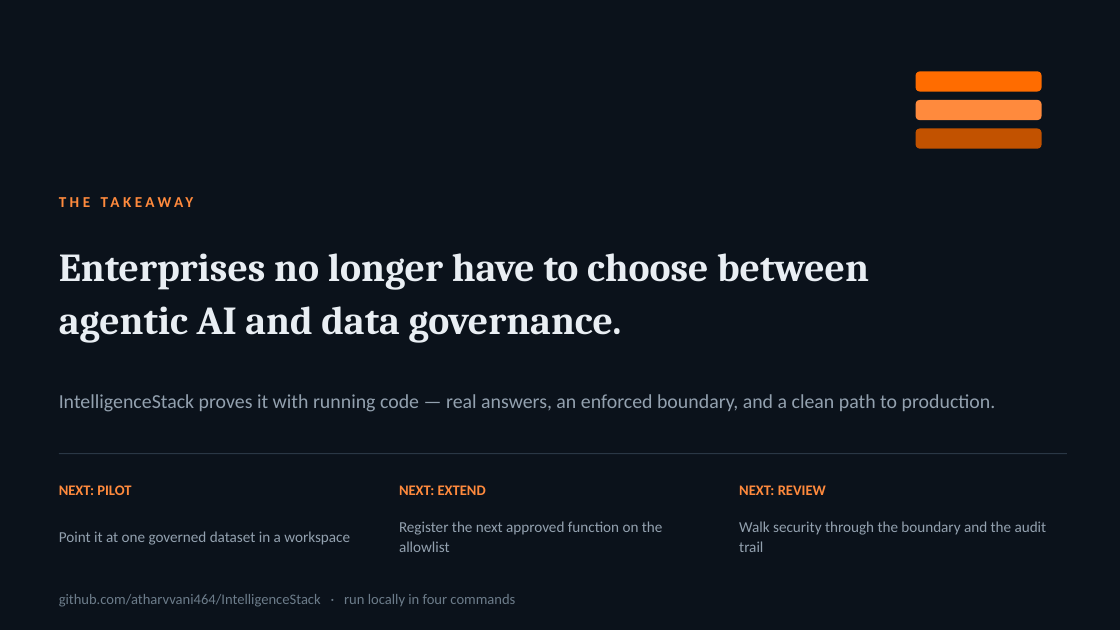
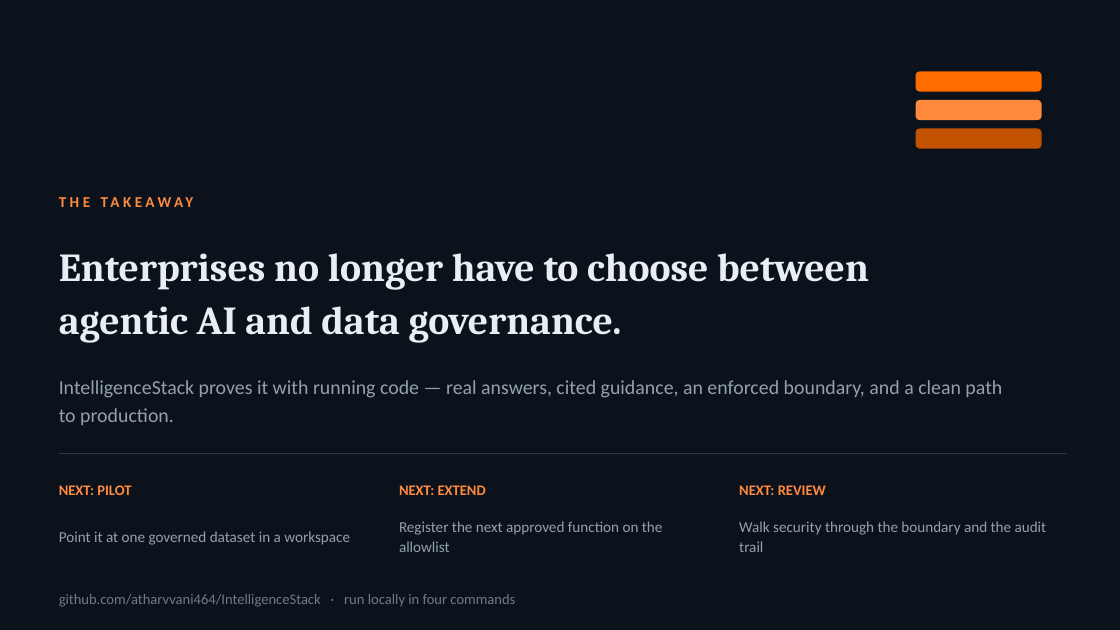
Before and after one commit to atharvvani464/IntelligenceStack, a slide deck: slide 13 of IntelligenceStack_Executive_Deck.pptx (slide 12 before the commit). Drawn at 1120x630 pixels with LibreOffice and Linux fonts; fonts in the diff are those of the drawing. Boxes give left, top, right and bottom in pixels: in the first picture for what was removed or moved away, otherwise in the second. Text is boxed around its words. In the diff, an @@ line names an element or a change of style, - is before the commit and + after.

```diff
--- a/IntelligenceStack_Executive_Deck.pptx
+++ b/IntelligenceStack_Executive_Deck.pptx
@@ text at bbox=[59, 380, 1002, 425]: text changed @@
-IntelligenceStack proves it with running code — real answers, an enforced boundary, and a clean path to production.
+IntelligenceStack proves it with running code — real answers, cited guidance, an enforced boundary, and a clean path to production.
```
Also in this commit, not shown: 6 other slides changed, 2 slides added, 1 slide removed, 1 other file.
